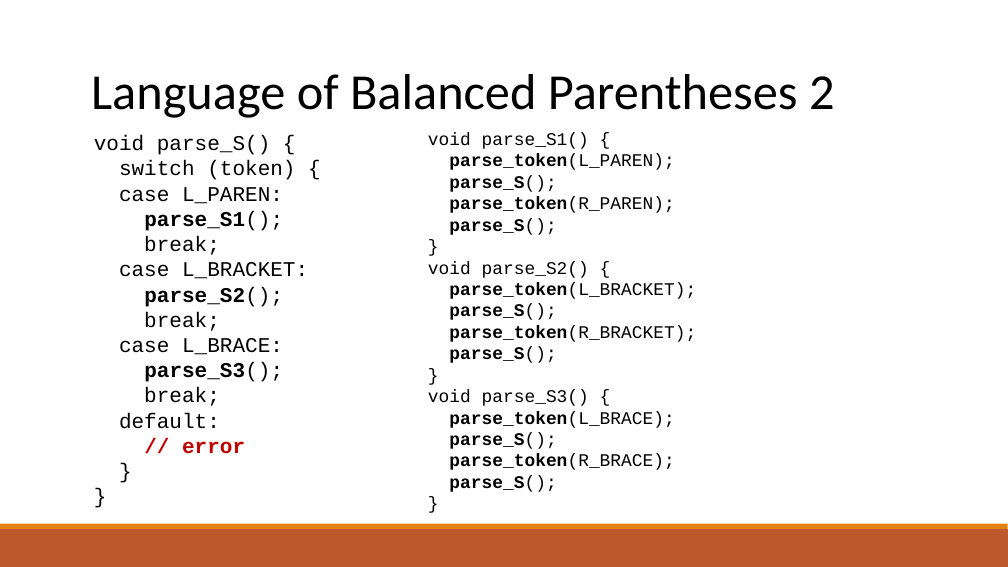
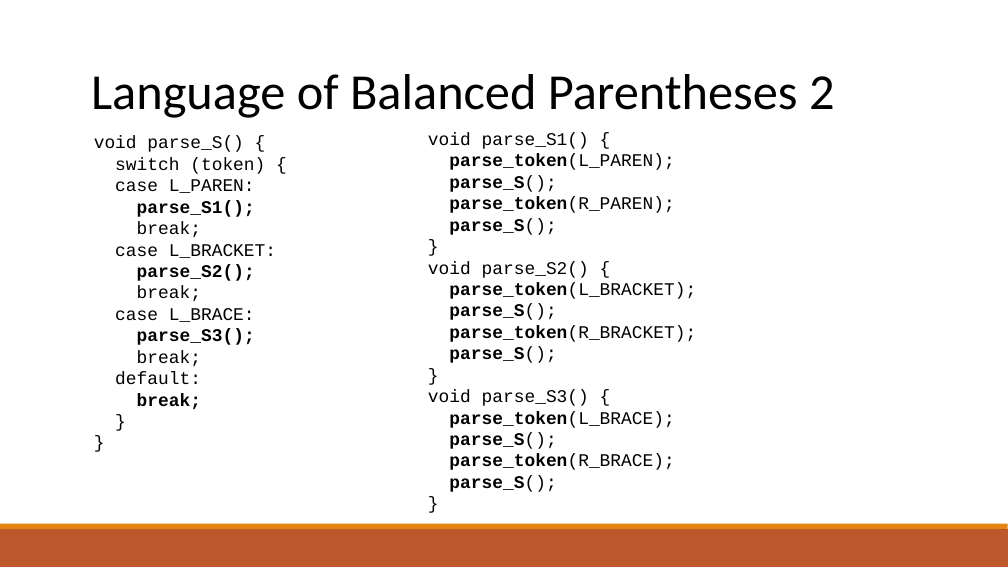
Before and after one commit to raghadzeidan/COMPILATION_TAU_FOR_STUDENTS, a slide deck: slide 36 of new_slides/top_down_parsing.pptx. Drawn at 1008x567 pixels with LibreOffice and Linux fonts; fonts in the diff are those of the drawing. Boxes give left, top, right and bottom in pixels: in the first picture for what was removed or moved away, otherwise in the second. Text is boxed around its words. In the diff, an @@ line names an element or a change of style, - is before the commit and + after.

Commit message:
updating slides

```diff
--- a/new_slides/top_down_parsing.pptx
+++ b/new_slides/top_down_parsing.pptx
@@ text at (94, 136, 276, 385): size 20 to 17 pt; bold on in "parse_S1();", "parse_S2();", "parse_S3();" @@
@@ text at (137, 393, 201, 409): text changed; size 20 to 17 pt; text colour #C00000 to #000000 @@
-// error
+break;
```
Also in this commit, not shown: 1 other slide changed, 1 other file.
